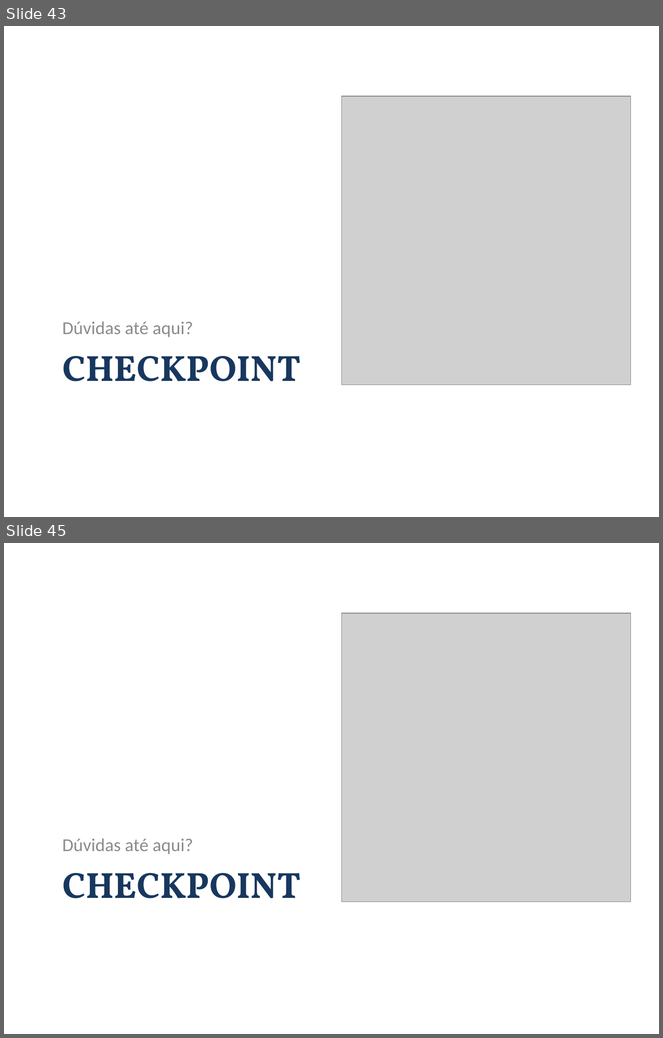
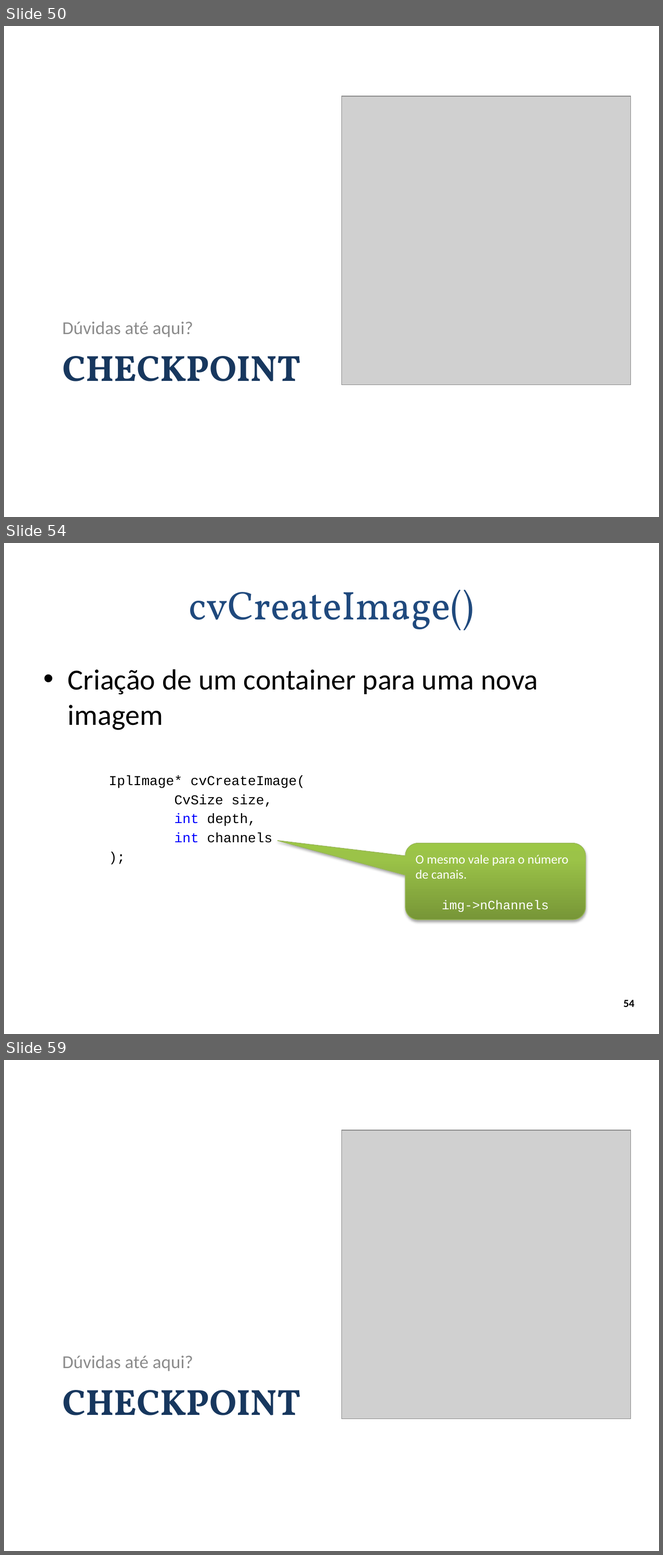
Before and after one commit to andrecurvello/tests-zingarelli, a slide deck: 1-Meus-Artigos/Minicurso-SemComp2011/minicurso-SemComp2011.pptx. Shown one above the other, each under a label of ours: slides 43 and 45 before the commit, slides 50, 54 and 59 after it; the slides between them are not shown. The pictures are 663x1038 and 663x1555 pixels, drawn with LibreOffice and Linux fonts; fonts in the diff are those of the drawing; grey boxes stand for pictures; background and template pictures are left out. Boxes give left, top, right and bottom in pixels: in the first picture for what was removed or moved away, otherwise in the second. Text is boxed around its words. In the diff, an @@ line names an element or a change of style, - is before the commit and + after.

Commit message:
SemComp 2011 - apresentação do minicurso: parte de imagem do OpenCV e parte de introdução ao 3D estereoscópico

```diff
--- a/1-Meus-Artigos/Minicurso-SemComp2011/minicurso-SemComp2011.pptx
+++ b/1-Meus-Artigos/Minicurso-SemComp2011/minicurso-SemComp2011.pptx
@@ slide 54 added at [4,543,659,1034], background #FFFFFF @@
@@ title added at [189,590,474,630], 44 pt, text #1F497D @@
+cvCreateImage()
@@ text added at [68,669,538,843], 15 pt, text #000000 @@
+• Criação de um container para uma nova imagem
+IplImage* cvCreateImage(
+CvSize size,
+int depth,
+int channels
+);
@@ rounded speech box added at [405,844,586,921], fill gradient #779737 to #9BC348 to #9DC746, outline #98B955 0.75 pt, 14 pt, text #FFFFFF @@
+O mesmo vale para o número de canais.
+img->nChannels
@@ page number added at [624,1000,635,1007], 12 pt, text #000000, bold @@
+54
@@ what was slide 43 is now slide 50 @@
@@ what was slide 45 is now slide 59 @@
```
Also in this commit, not shown: 2 slides changed, 24 other slides added, 9 other files.
